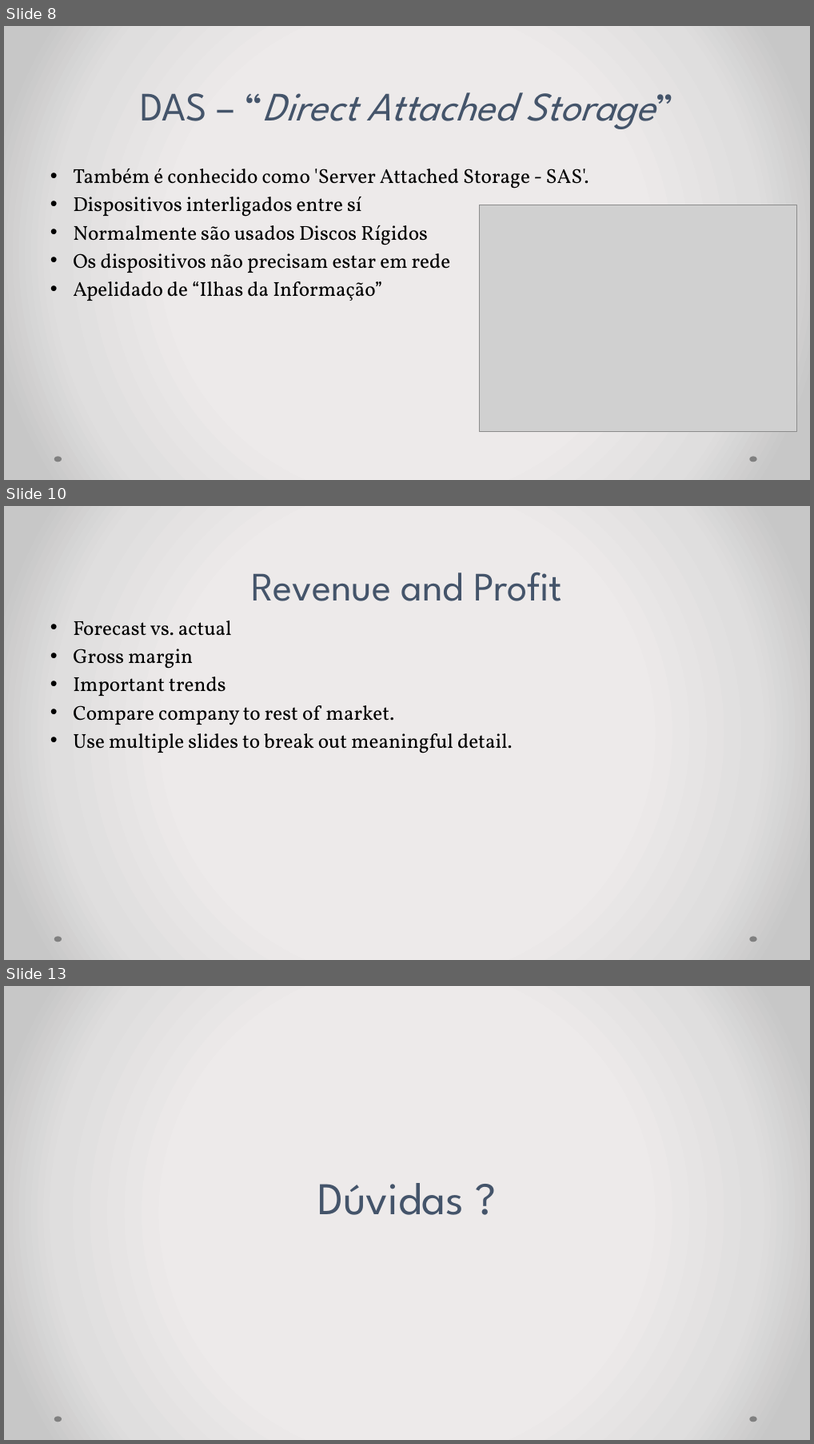
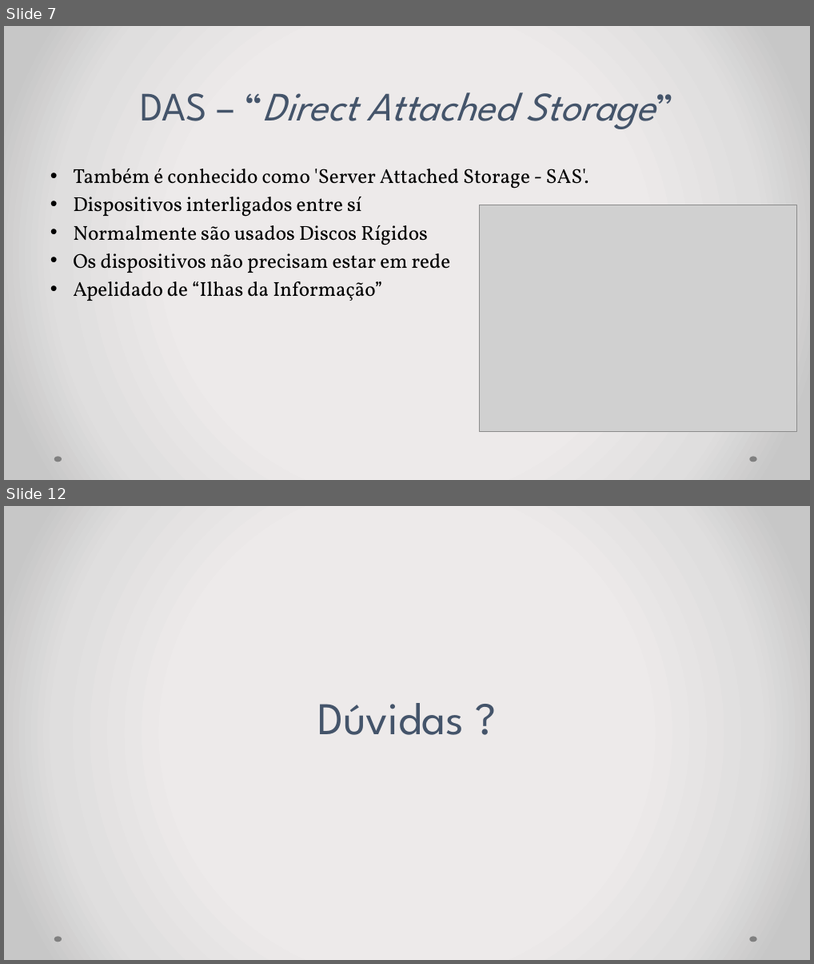
Before and after one commit to IHMHR/Arquitetura-de-Computadores, a slide deck: ApresentacaoArmazenamento.pptx. Shown one above the other, each under a label of ours: slides 8, 10 and 13 before the commit, slides 7 and 12 after it; the slides between them are not shown. The pictures are 814x1444 and 814x964 pixels, drawn with LibreOffice and Linux fonts; fonts in the diff are those of the drawing; grey boxes stand for pictures. Boxes give left, top, right and bottom in pixels: in the first picture for what was removed or moved away, otherwise in the second. Text is boxed around its words. In the diff, an @@ line names an element or a change of style, - is before the commit and + after.

```diff
--- a/ApresentacaoArmazenamento.pptx
+++ b/ApresentacaoArmazenamento.pptx
@@ slide 10 removed at (4, 506, 810, 960), background gradient #EDEBEB to #E0DEDE to #C9C7C7; not listed: 2 template elements that a slide beside it also shows @@
@@ title removed at (251, 572, 562, 601) @@
-Revenue and Profit
@@ text removed at (73, 620, 513, 753) @@
-• Forecast vs. actual
-• Gross margin
-• Important trends
-• Compare company to rest of market.
-• Use multiple slides to break out meaningful detail.
@@ what was slide 8 is now slide 7 @@
@@ what was slide 13 is now slide 12 @@
```
Also in this commit, not shown: 2 slides changed, 3 slides added, 3 other slides removed, 3 other files.
